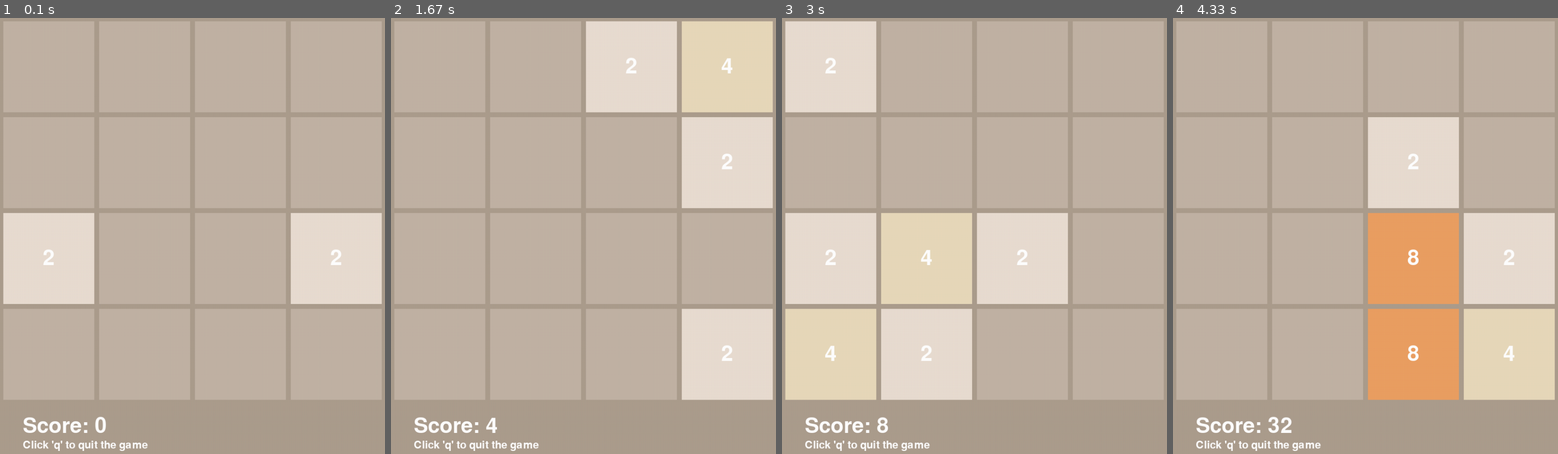
Above: before the commit, frames 1-4 (left to right).
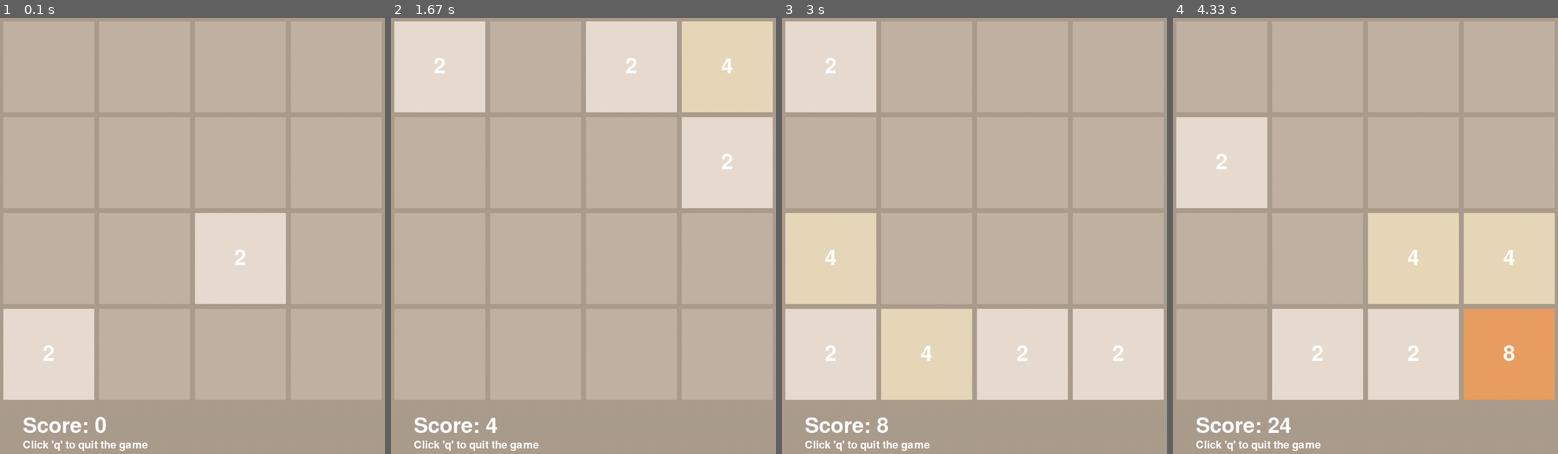
Above: after the commit, the same moments.

Repository: HuakunShen/2048Pygame
Game: pygame game, started from game.py
Two runs of this game, one before a commit and one after it. Both use one fixed random seed, a clock stepped at 60 frames per second and the inputs below.
Inputs:
- Up to frame 1 (0.1 s): no input
- Up to frame 2 (1.67 s): hold Right 0.33-0.8 s; hold Up 0.83-1.13 s; hold Right 1.17-1.63 s
- Up to frame 3 (3 s): hold Left 1.67-2.2 s; hold Down 2.23-2.53 s; hold Left 2.57-2.97 s
- Up to frame 4 (4.33 s): hold Up 3-3.37 s; hold Right 3.4-4.03 s; hold Down from 4.07 s (still down)

The runs differ from the first frame. In frame 1, 20% of the frame differs, in the area x 0-100%, y 44-88%; in frame 2, 9.8%; in frame 3, 20%; in frame 4, 30%, in the area x 0-100%, y 22-96%.

Commit message:
Update code related to is_done attribute and logic to speed up, as well as adding random seed

Diff:
--- a/game.py
+++ b/game.py
@@ -1,24 +1,23 @@
-import sys
-import pygame
 from gamestate import GameState
-from constants import *
 from components import *
-from random import randint, random
 
 
 class Game(object):
     def __init__(self, dimension=4, score=0, matrix=None, margin=10, width=800, height=950):
-        self.game_state = GameState(dimension=dimension, score=score, matrix=matrix)
+        self.game_state = GameState(
+            dimension=dimension, score=score, matrix=matrix)
         self.width = width
         self.height = height
         self.clock = pygame.time.Clock()
         self.margin = margin
         self.key_down = False
-        self.is_done = self.game_state.is_done()
         self.block_size = (self.width - (dimension + 1) * self.margin) // dimension
         pygame.init()
         self.screen = pygame.display.set_mode((self.width, self.height))
         pygame.display.set_caption('2048')
+
+    def is_done(self):
+        return self.game_state.get_is_done()
 
     def handle_key_up(self):
         self.key_down = False
@@ -31,7 +30,7 @@
 
     def update_msg(self):
         font = pygame.font.Font(None, 32)
-        text_content = 'Game ends, press r to restart' if self.is_done else "Click 'q' to quit the game"
+        text_content = 'Game ends, press r to restart' if self.is_done() else "Click 'q' to quit the game"
         text = font.render(text_content, True, (255, 255, 255))
         self.screen.blit(text, (50, 870))
 
@@ -60,8 +59,6 @@
         self.screen.fill(self.game_state.get_board().bg_color)
         self.draw_grid()
         self.update_score()
-        if self.game_state.is_done():
-            self.is_done = True
         self.update_msg()
         pygame.display.flip()
 
@@ -71,9 +68,7 @@
                 if event.type == pygame.QUIT:
                     pygame.quit()
                 elif event.type == pygame.KEYDOWN:
-                    print("key down")
                     if event.key in KEY_MAP:
-                        print(KEY_MAP[event.key])
                         self.game_state.move(KEY_MAP[event.key])
                 elif event.type == pygame.KEYUP:
                     self.handle_key_up()
--- a/gamestate.py
+++ b/gamestate.py
@@ -1,7 +1,7 @@
 import sys
 import copy
+import random
 from components import *
-from random import randint, random
 
 
 class GameState:
@@ -10,9 +10,14 @@
         self._dimension = dimension
         self._init_matrix = matrix
         self._board = Board(matrix=self._init_matrix)
+        random.seed(2048)
         if len(self._board.get_empty_tiles_pos()) != 0 and matrix is None:
             for _ in range(2):
                 self.set_random_tile()
+        self.is_done = self.compute_is_done()
+
+    def get_is_done(self):
+        return self.is_done
 
     def get_board(self):
         return self._board
@@ -23,12 +28,13 @@
     def get_score(self):
         return self._score
 
-    def is_done(self):
+    def compute_is_done(self):
         value_matrix = self._board.get_value_board()
         for row_index in range(len(self._board.grid)):
             row = self._board.grid[row_index]
             for col_index in range(len(row)):
-                neighbors = self._board.get_available_neighbors(row_index, col_index)
+                neighbors = self._board.get_available_neighbors(
+                    row_index, col_index)
                 for neighbor in neighbors:
                     if value_matrix[neighbor[0]][neighbor[1]] == value_matrix[row_index][col_index]:
                         return False
@@ -38,11 +44,11 @@
 
     def _get_new_tile_position(self):
         empty_pos = self._board.get_empty_tiles_pos()
-        target_pos = empty_pos[randint(0, len(empty_pos) - 1)]
+        target_pos = empty_pos[random.randint(0, len(empty_pos) - 1)]
         return target_pos
 
     def set_random_tile(self):
-        is_4 = random() < 0.1
+        is_4 = random.random() < 0.1
         target_pos = self._get_new_tile_position()
         self._board.set_tile_power(target_pos, 2 if is_4 else 1)
 
@@ -56,8 +62,9 @@
             print('quit game')
             sys.exit(0)
         else:
-            if not self.is_done():
+            if not self.is_done:
                 score, changed = self._board.move(key)
+                self.is_done = self.compute_is_done()
             self._score += score
             if changed:
                 # add a random tile, 2 or 4
Not shown, changed: main.ipynb
